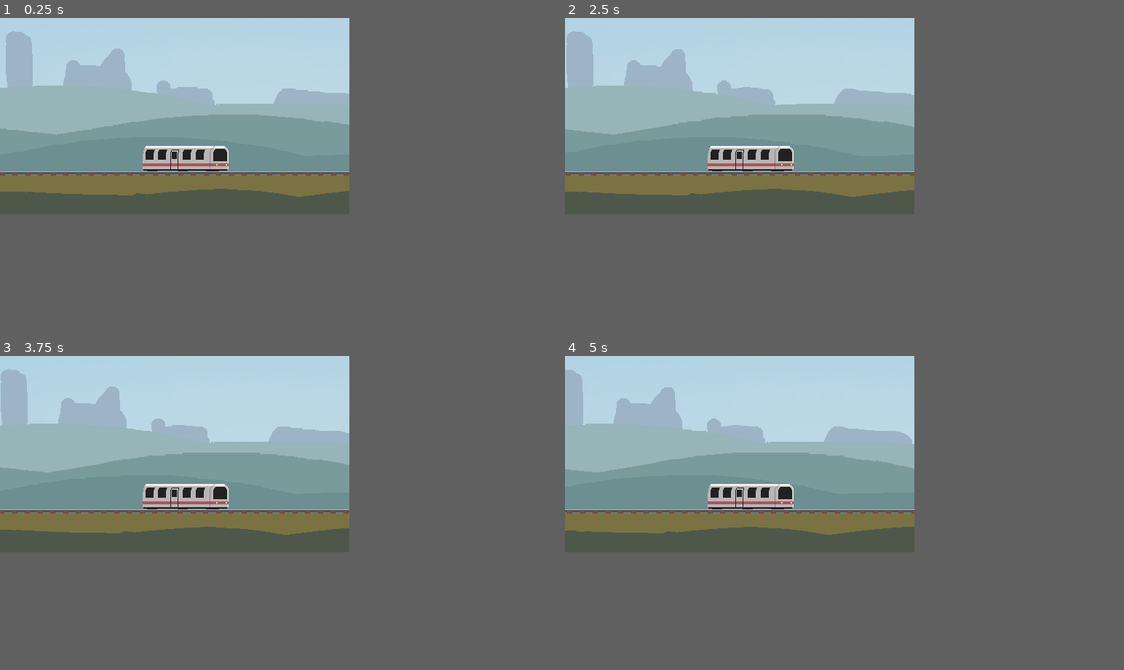
Above: before the commit, frames 1-4 (two rows, left to right).
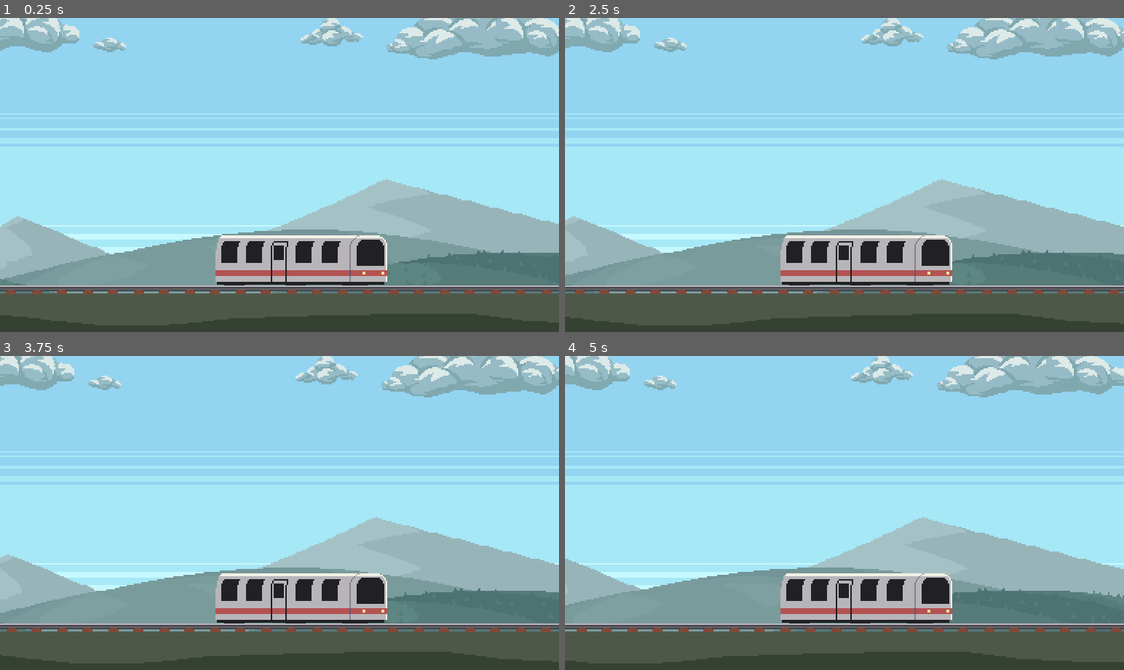
Above: after the commit, the same moments.

Repository: sakkaku-dev/last-train
Game: Godot game, scene res://game.tscn
The game is run twice, just before and just after one commit, with the same random seed, the same clock (stepped at 60 frames per second) and the same inputs. Sound files missing from this copy of the repository are replaced by a short silence.
Inputs:
- Up to frame 1 (0.25 s): no input
- Up to frame 2 (2.5 s): tap Enter at 0.5 s; tap Space at 1.25 s; hold D (move_left) 1.28-2.03 s
- Up to frame 3 (3.75 s): tap Enter at 3.5 s; hold D (move_left) from 3.53 s (still down)
- Up to frame 4 (5 s): keep holding D (move_left)
In our replay, the window is 480x270 before the commit and 768x432 after it. These sizes can differ from the game's own. Grey fills any space a smaller window leaves; there, only what the larger window draws over its background counts as a difference.

The runs differ from the first frame. In frame 1, 79% of the frame differs, in the area x 0-100%, y 0-100%; in frame 2, 79%; in frame 3, 79%; in frame 4, 78%.

Commit message:
update parallax images

Diff:
--- a/game.tscn
+++ b/game.tscn
@@ -2,12 +2,12 @@
 
 [ext_resource type="Texture2D" uid="uid://cbieh8h7shheu" path="res://assets/Rails.png" id="1_8br1o"]
 [ext_resource type="PackedScene" uid="uid://bs2dxqwmije6e" path="res://train.tscn" id="1_e0gxa"]
-[ext_resource type="Texture2D" uid="uid://c0n76raawqidq" path="res://assets/Hills_Back.png" id="2_oacpv"]
 [ext_resource type="Texture2D" uid="uid://c8gwm5cymd65i" path="res://assets/Hills_Sky.png" id="3_upq8c"]
-[ext_resource type="Texture2D" uid="uid://b4ckih27dhdk1" path="res://assets/Field.png" id="3_vwxrq"]
 [ext_resource type="Script" path="res://Rails.gd" id="4_adi3b"]
 [ext_resource type="Texture2D" uid="uid://6moipoevwjvu" path="res://assets/Hills_Mid.png" id="4_biv33"]
 [ext_resource type="Texture2D" uid="uid://buf0rgck1qi2a" path="res://assets/Hills_Front.png" id="5_rm1tp"]
+[ext_resource type="Texture2D" uid="uid://t4s2frpmrenr" path="res://assets/Hills_Clouds.png" id="6_vsb53"]
+[ext_resource type="Texture2D" uid="uid://b6hvlk0d77onq" path="res://assets/Hills_Mountain.png" id="7_2xfuy"]
 [ext_resource type="Texture2D" uid="uid://b86l01bmsiotb" path="res://assets/Hills_Field.png" id="8_3e7y3"]
 
 [sub_resource type="TileSetAtlasSource" id="TileSetAtlasSource_5bngx"]
@@ -22,48 +22,53 @@
 [node name="Game" type="Node2D"]
 
 [node name="Train" parent="." instance=ExtResource("1_e0gxa")]
+position = Vector2(0, -18)
 
-[node name="Field" type="Sprite2D" parent="."]
-position = Vector2(20, 142)
-texture = ExtResource("3_vwxrq")
-
-[node name="Rails" type="TileMap" parent="Field"]
-position = Vector2(-20, -86)
+[node name="Rails" type="TileMap" parent="."]
+position = Vector2(0, 38)
 tile_set = SubResource("TileSet_wesiv")
 format = 2
 layer_0/tile_data = PackedInt32Array(-65525, 0, 0, -65526, 0, 0, -65527, 0, 0, -65528, 0, 0, -65529, 0, 0, -65530, 0, 0 …(302 unchanged characters)…
 script = ExtResource("4_adi3b")
 
-[node name="VisibleOnScreenNotifier2D" type="VisibleOnScreenNotifier2D" parent="Field/Rails"]
+[node name="VisibleOnScreenNotifier2D" type="VisibleOnScreenNotifier2D" parent="Rails"]
 position = Vector2(393, -22)
 
 [node name="ParallaxBackground" type="ParallaxBackground" parent="."]
 
 [node name="ParallaxLayer4" type="ParallaxLayer" parent="ParallaxBackground"]
 motion_scale = Vector2(0.1, 1)
-motion_mirroring = Vector2(1226, 0)
+motion_mirroring = Vector2(792, 0)
 
 [node name="Sprite2D" type="Sprite2D" parent="ParallaxBackground/ParallaxLayer4"]
 position = Vector2(0, -63)
 texture = ExtResource("3_upq8c")
 
+[node name="ParallaxLayer5" type="ParallaxLayer" parent="ParallaxBackground"]
+motion_scale = Vector2(0.2, 1)
+motion_mirroring = Vector2(792, 0)
+
+[node name="Sprite2D" type="Sprite2D" parent="ParallaxBackground/ParallaxLayer5"]
+position = Vector2(0, -20)
+texture = ExtResource("6_vsb53")
+
 [node name="ParallaxLayer" type="ParallaxLayer" parent="ParallaxBackground"]
 motion_scale = Vector2(0.4, 1)
-motion_mirroring = Vector2(1226, 0)
+motion_mirroring = Vector2(792, 0)
 
 [node name="Sprite2D" type="Sprite2D" parent="ParallaxBackground/ParallaxLayer"]
-texture = ExtResource("2_oacpv")
+texture = ExtResource("7_2xfuy")
 
 [node name="ParallaxLayer2" type="ParallaxLayer" parent="ParallaxBackground"]
 motion_scale = Vector2(0.7, 1)
-motion_mirroring = Vector2(1226, 0)
+motion_mirroring = Vector2(792, 0)
 
 [node name="Sprite2D" type="Sprite2D" parent="ParallaxBackground/ParallaxLayer2"]
 texture = ExtResource("4_biv33")
 
 [node name="ParallaxLayer3" type="ParallaxLayer" parent="ParallaxBackground"]
 motion_scale = Vector2(0.9, 1)
-motion_mirroring = Vector2(1226, 0)
+motion_mirroring = Vector2(792, 0)
 
 [node name="Sprite2D" type="Sprite2D" parent="ParallaxBackground/ParallaxLayer3"]
 texture = ExtResource("5_rm1tp")
@@ -71,9 +76,9 @@
 [node name="ParallaxBackground2" type="ParallaxBackground" parent="."]
 
 [node name="ParallaxLayer3" type="ParallaxLayer" parent="ParallaxBackground2"]
-motion_mirroring = Vector2(1226, 0)
+motion_mirroring = Vector2(792, 0)
 
 [node name="Sprite2D" type="Sprite2D" parent="ParallaxBackground2/ParallaxLayer3"]
 texture = ExtResource("8_3e7y3")
 
-[connection signal="screen_entered" from="Field/Rails/VisibleOnScreenNotifier2D" to="Field/Rails" method="_on_visible_on_screen_notifier_2d_screen_entered"]
+[connection signal="screen_entered" from="Rails/VisibleOnScreenNotifier2D" to="Rails" method="_on_visible_on_screen_notifier_2d_screen_entered"]
--- a/project.godot
+++ b/project.godot
@@ -17,8 +17,8 @@
 
 [display]
 
-window/size/viewport_width=480
-window/size/viewport_height=270
+window/size/viewport_width=384
+window/size/viewport_height=216
 window/stretch/mode="canvas_items"
 
 [input]
--- a/train.tscn
+++ b/train.tscn
@@ -7,6 +7,132 @@
 [ext_resource type="AudioStream" uid="uid://ubahx1b8fqf3" path="res://assets/電車停車.mp3" id="4_aai8g"]
 [ext_resource type="AudioStream" uid="uid://dvhtsbqvbtckj" path="res://assets/電車発車2.mp3" id="5_wq8an"]
 [ext_resource type="Script" path="res://utils/SoundQueue.gd" id="7_j1nag"]
+
+[sub_resource type="Animation" id="Animation_rrw0x"]
+length = 0.001
+tracks/0/type = "value"
+tracks/0/imported = false
+tracks/0/enabled = true
+tracks/0/path = NodePath("Start:playing")
+tracks/0/interp = 1
+tracks/0/loop_wrap = true
+tracks/0/keys = {
+"times": PackedFloat32Array(0),
+"transitions": PackedFloat32Array(1),
+"update": 1,
+"values": [false]
+}
+tracks/1/type = "value"
+tracks/1/imported = false
+tracks/1/enabled = true
+tracks/1/path = NodePath("Driving:playing")
+tracks/1/interp = 1
+tracks/1/loop_wrap = true
+tracks/1/keys = {
+"times": PackedFloat32Array(0),
+"transitions": PackedFloat32Array(1),
+"update": 1,
+"values": [false]
+}
+tracks/2/type = "value"
+tracks/2/imported = false
+tracks/2/enabled = true
+tracks/2/path = NodePath("Idle:playing")
+tracks/2/interp = 1
+tracks/2/loop_wrap = true
+tracks/2/keys = {
+"times": PackedFloat32Array(0),
+"transitions": PackedFloat32Array(1),
+"update": 1,
+"values": [false]
+}
+tracks/3/type = "value"
+tracks/3/imported = false
+tracks/3/enabled = true
+tracks/3/path = NodePath("Stop:playing")
+tracks/3/interp = 1
+tracks/3/loop_wrap = true
+tracks/3/keys = {
+"times": PackedFloat32Array(0),
+"transitions": PackedFloat32Array(1),
+"update": 1,
+"values": [false]
+}
+tracks/4/type = "value"
+tracks/4/imported = false
+tracks/4/enabled = true
+tracks/4/path = NodePath("Driving:volume_db")
+tracks/4/interp = 1
+tracks/4/loop_wrap = true
+tracks/4/keys = {
+"times": PackedFloat32Array(0),
+"transitions": PackedFloat32Array(1),
+"update": 0,
+"values": [-10.0]
+}
+tracks/5/type = "value"
+tracks/5/imported = false
+tracks/5/enabled = true
+tracks/5/path = NodePath("Start:volume_db")
+tracks/5/interp = 1
+tracks/5/loop_wrap = true
+tracks/5/keys = {
+"times": PackedFloat32Array(0),
+"transitions": PackedFloat32Array(1),
+"update": 0,
+"values": [0.0]
+}
+tracks/6/type = "value"
+tracks/6/imported = false
+tracks/6/enabled = true
+tracks/6/path = NodePath("Stop:volume_db")
+tracks/6/interp = 1
+tracks/6/loop_wrap = true
+tracks/6/keys = {
+"times": PackedFloat32Array(0),
+"transitions": PackedFloat32Array(1),
+"update": 0,
+"values": [-10.0]
+}
+tracks/7/type = "value"
+tracks/7/imported = false
+tracks/7/enabled = true
+tracks/7/path = NodePath("Idle:volume_db")
+tracks/7/interp = 1
+tracks/7/loop_wrap = true
+tracks/7/keys = {
+"times": PackedFloat32Array(0),
+"transitions": PackedFloat32Array(1),
+"update": 0,
+"values": [0.0]
+}
+
+[sub_resource type="Animation" id="Animation_eqd2g"]
+resource_name = "idle"
+tracks/0/type = "value"
+tracks/0/imported = false
+tracks/0/enabled = true
+tracks/0/path = NodePath("Idle:playing")
+tracks/0/interp = 1
+tracks/0/loop_wrap = true
+tracks/0/keys = {
+"times": PackedFloat32Array(0),
+"transitions": PackedFloat32Array(1),
+"update": 1,
+"values": [true]
+}
+tracks/1/type = "value"
+tracks/1/imported = false
+tracks/1/enabled = true
+tracks/1/path = NodePath("Idle:volume_db")
+tracks/1/interp = 1
+tracks/1/loop_wrap = true
+tracks/1/keys = {
+"times": PackedFloat32Array(0),
+"transitions": PackedFloat32Array(1),
+"update": 0,
+"values": [0.0]
+}
 
 [sub_resource type="Animation" id="Animation_bwyj6"]
 resource_name = "start"
@@ -74,105 +200,6 @@
 }]
 }
 
-[sub_resource type="Animation" id="Animation_rrw0x"]
-length = 0.001
-tracks/0/type = "value"
-tracks/0/imported = false
-tracks/0/enabled = true
-tracks/0/path = NodePath("Start:playing")
-tracks/0/interp = 1
-tracks/0/loop_wrap = true
-tracks/0/keys = {
-"times": PackedFloat32Array(0),
-"transitions": PackedFloat32Array(1),
-"update": 1,
-"values": [false]
-}
-tracks/1/type = "value"
-tracks/1/imported = false
-tracks/1/enabled = true
-tracks/1/path = NodePath("Driving:playing")
-tracks/1/interp = 1
-tracks/1/loop_wrap = true
-tracks/1/keys = {
-"times": PackedFloat32Array(0),
-"transitions": PackedFloat32Array(1),
-"update": 1,
-"values": [false]
-}
-tracks/2/type = "value"
-tracks/2/imported = false
-tracks/2/enabled = true
-tracks/2/path = NodePath("Idle:playing")
-tracks/2/interp = 1
-tracks/2/loop_wrap = true
-tracks/2/keys = {
-"times": PackedFloat32Array(0),
-"transitions": PackedFloat32Array(1),
-"update": 1,
-"values": [false]
-}
-tracks/3/type = "value"
-tracks/3/imported = false
-tracks/3/enabled = true
-tracks/3/path = NodePath("Stop:playing")
-tracks/3/interp = 1
-tracks/3/loop_wrap = true
-tracks/3/keys = {
-"times": PackedFloat32Array(0),
-"transitions": PackedFloat32Array(1),
-"update": 1,
-"values": [false]
-}
-tracks/4/type = "value"
-tracks/4/imported = false
-tracks/4/enabled = true
-tracks/4/path = NodePath("Driving:volume_db")
-tracks/4/interp = 1
-tracks/4/loop_wrap = true
-tracks/4/keys = {
-"times": PackedFloat32Array(0),
-"transitions": PackedFloat32Array(1),
-"update": 0,
-"values": [-10.0]
-}
-tracks/5/type = "value"
-tracks/5/imported = false
-tracks/5/enabled = true
-tracks/5/path = NodePath("Start:volume_db")
-tracks/5/interp = 1
-tracks/5/loop_wrap = true
-tracks/5/keys = {
-"times": PackedFloat32Array(0),
-"transitions": PackedFloat32Array(1),
-"update": 0,
-"values": [0.0]
-}
-tracks/6/type = "value"
-tracks/6/imported = false
-tracks/6/enabled = true
-tracks/6/path = NodePath("Stop:volume_db")
-tracks/6/interp = 1
-tracks/6/loop_wrap = true
-tracks/6/keys = {
-"times": PackedFloat32Array(0),
-"transitions": PackedFloat32Array(1),
-"update": 0,
-"values": [-10.0]
-}
-tracks/7/type = "value"
-tracks/7/imported = false
-tracks/7/enabled = true
-tracks/7/path = NodePath("Idle:volume_db")
-tracks/7/interp = 1
-tracks/7/loop_wrap = true
-tracks/7/keys = {
-"times": PackedFloat32Array(0),
-"transitions": PackedFloat32Array(1),
-"update": 0,
-"values": [0.0]
-}
-
 [sub_resource type="Animation" id="Animation_74pr4"]
 resource_name = "stop"
 length = 20.0
@@ -239,33 +266,6 @@
 }]
 }
 
-[sub_resource type="Animation" id="Animation_eqd2g"]
-resource_name = "idle"
-tracks/0/type = "value"
-tracks/0/imported = false
-tracks/0/enabled = true
-tracks/0/path = NodePath("Idle:playing")
-tracks/0/interp = 1
-tracks/0/loop_wrap = true
-tracks/0/keys = {
-"times": PackedFloat32Array(0),
-"transitions": PackedFloat32Array(1),
-"update": 1,
-"values": [true]
-}
-tracks/1/type = "value"
-tracks/1/imported = false
-tracks/1/enabled = true
-tracks/1/path = NodePath("Idle:volume_db")
-tracks/1/interp = 1
-tracks/1/loop_wrap = true
-tracks/1/keys = {
-"times": PackedFloat32Array(0),
-"transitions": PackedFloat32Array(1),
-"update": 0,
-"values": [0.0]
-}
-
 [sub_resource type="AnimationLibrary" id="AnimationLibrary_txhsh"]
 _data = {
 "RESET": SubResource("Animation_rrw0x"),
Binary file changed: assets/Hills_Back.png
Binary file added: assets/Hills_Clouds.png
Not shown, added: assets/Hills_Clouds.png.import
Binary file changed: assets/Hills_Field.png
Binary file changed: assets/Hills_Front.png
Binary file changed: assets/Hills_Mid.png
Binary file added: assets/Hills_Mountain.png
Not shown, added: assets/Hills_Mountain.png.import
Binary file changed: assets/Hills_Sky.png
